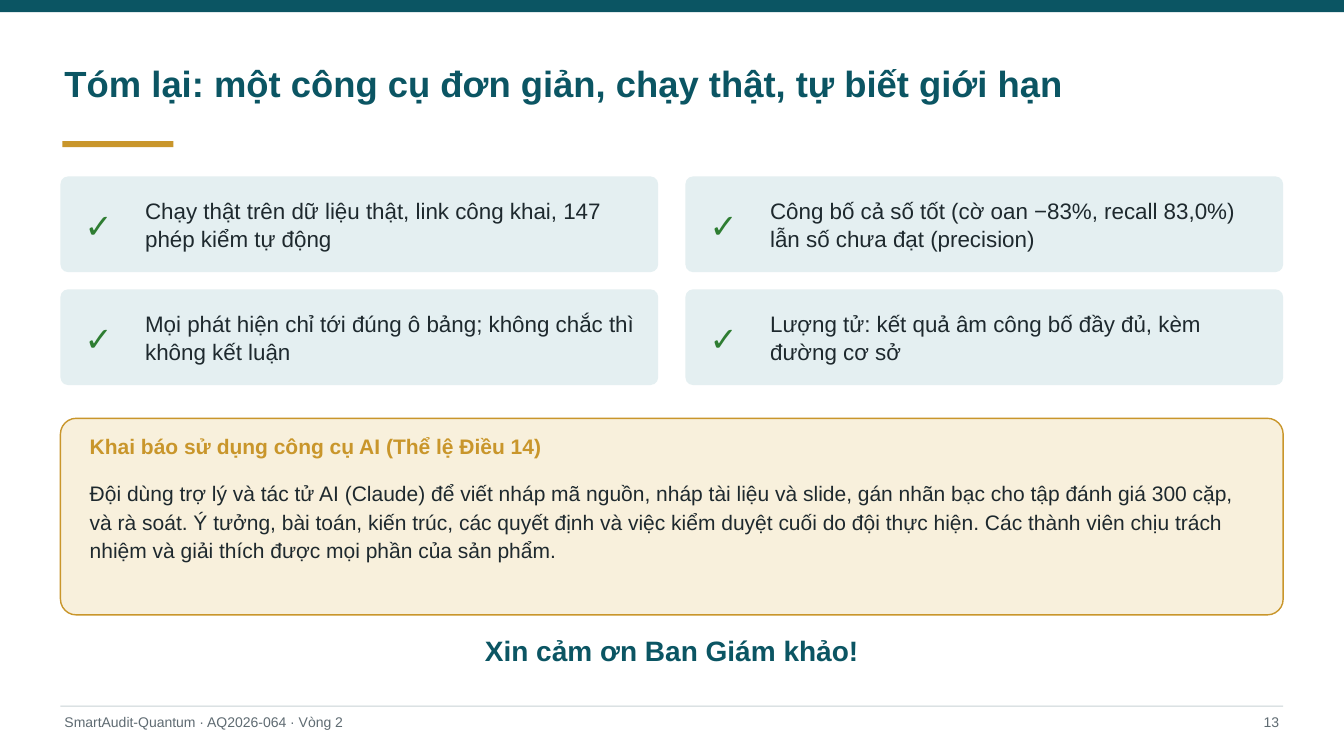
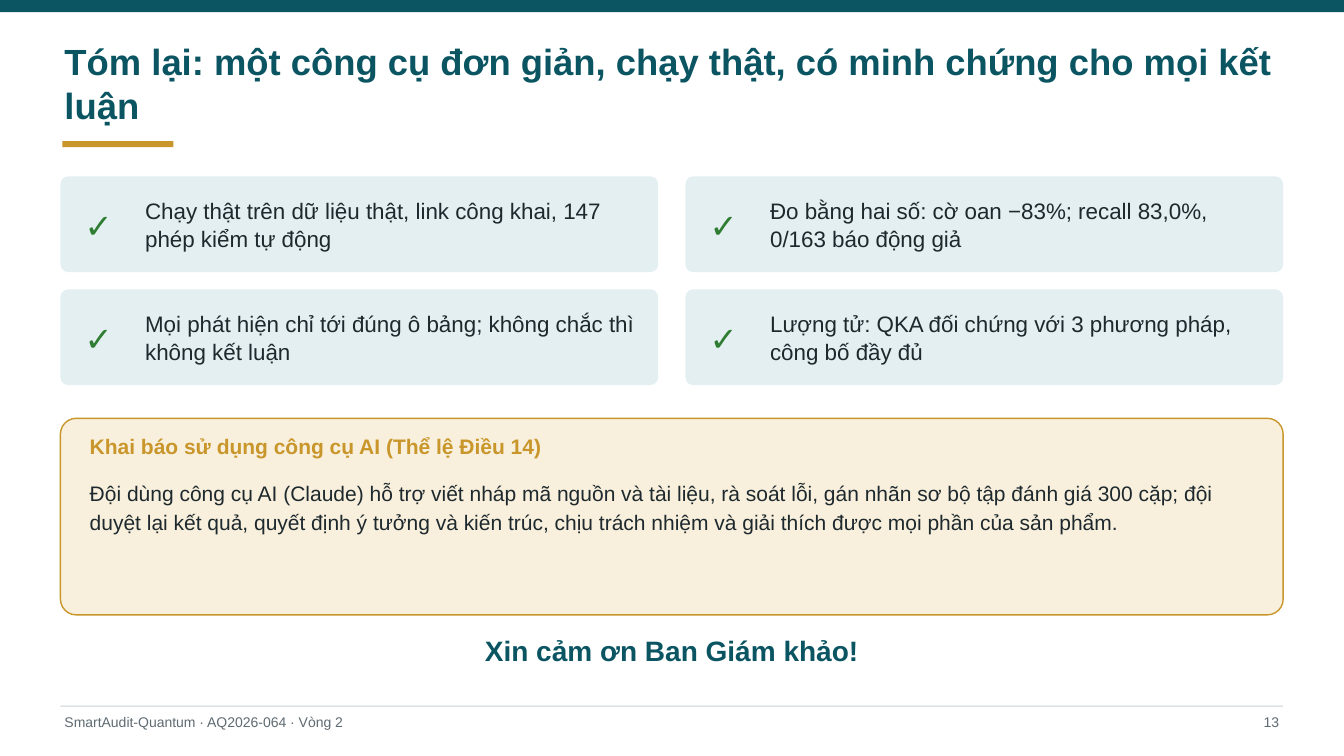
Before and after one commit to hungnv-2811/aiquantum, a slide deck: slide 13 of deliverables/AQ2026-R2-AQ2026-064-Slide.pptx. Drawn at 1344x756 pixels with LibreOffice and Linux fonts; fonts in the diff are those of the drawing. Boxes give left, top, right and bottom in pixels: in the first picture for what was removed or moved away, otherwise in the second. Text is boxed around its words. In the diff, an @@ line names an element or a change of style, - is before the commit and + after.

```diff
--- a/deliverables/AQ2026-R2-AQ2026-064-Slide.pptx
+++ b/deliverables/AQ2026-R2-AQ2026-064-Slide.pptx
@@ text at (64, 47, 1271, 126): text changed @@
-Tóm lại: một công cụ đơn giản, chạy thật, tự biết giới hạn
+Tóm lại: một công cụ đơn giản, chạy thật, có minh chứng cho mọi kết luận
@@ text at (770, 202, 1208, 252): text changed @@
-Công bố cả số tốt (cờ oan −83%, recall 83,0%) lẫn số chưa đạt (precision)
+Đo bằng hai số: cờ oan −83%; recall 83,0%, 0/163 báo động giả
@@ text at (770, 314, 1231, 365): text changed @@
-Lượng tử: kết quả âm công bố đầy đủ, kèm đường cơ sở
+Lượng tử: QKA đối chứng với 3 phương pháp, công bố đầy đủ
@@ text at (90, 485, 1212, 534): text changed @@
-Đội dùng trợ lý và tác tử AI (Claude) để viết nháp mã nguồn, nháp tài liệu và slide, gán nhãn bạc cho tập đánh giá 300 cặp, và rà soát. Ý tưởng, bài toán, kiến trúc, các quyết định và việc kiểm duyệt cuối do đội thực hiện. Các thành viên chịu trách nhiệm và giải thích được mọi phần của sản phẩm.
+Đội dùng công cụ AI (Claude) hỗ trợ viết nháp mã nguồn và tài liệu, rà soát lỗi, gán nhãn sơ bộ tập đánh giá 300 cặp; đội duyệt lại kết quả, quyết định ý tưởng và kiến trúc, chịu trách nhiệm và giải thích được mọi phần của sản phẩm.
```
Also in this commit, not shown: 7 other slides changed, 17 other files.
